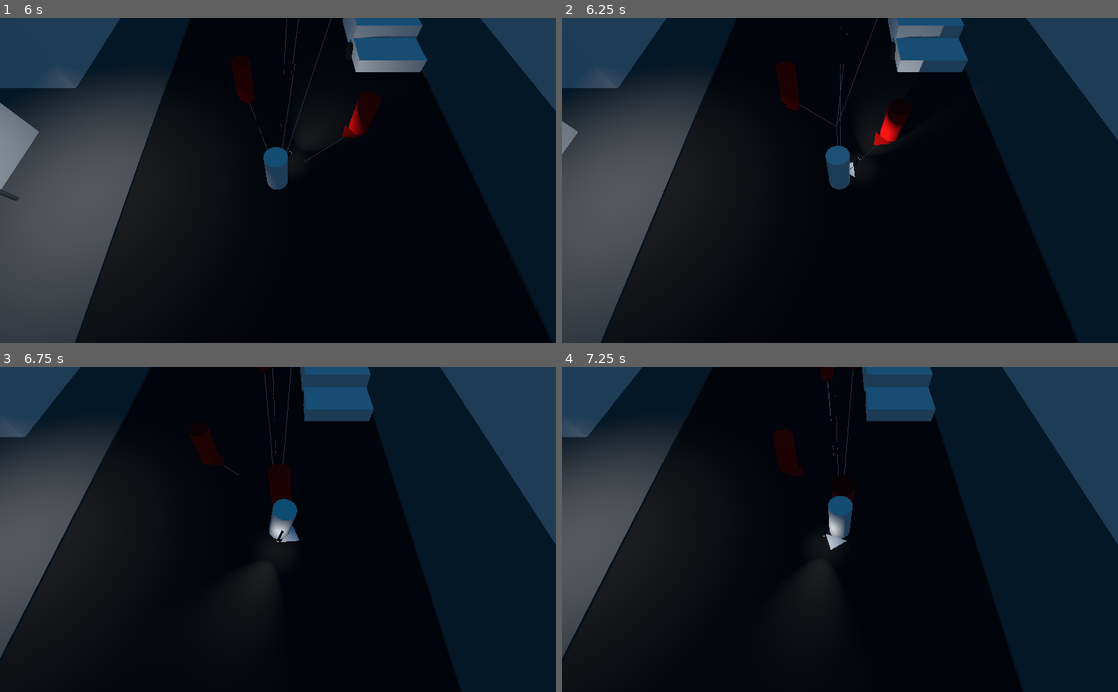
Above: before the commit, frames 1-4 (two rows, left to right).
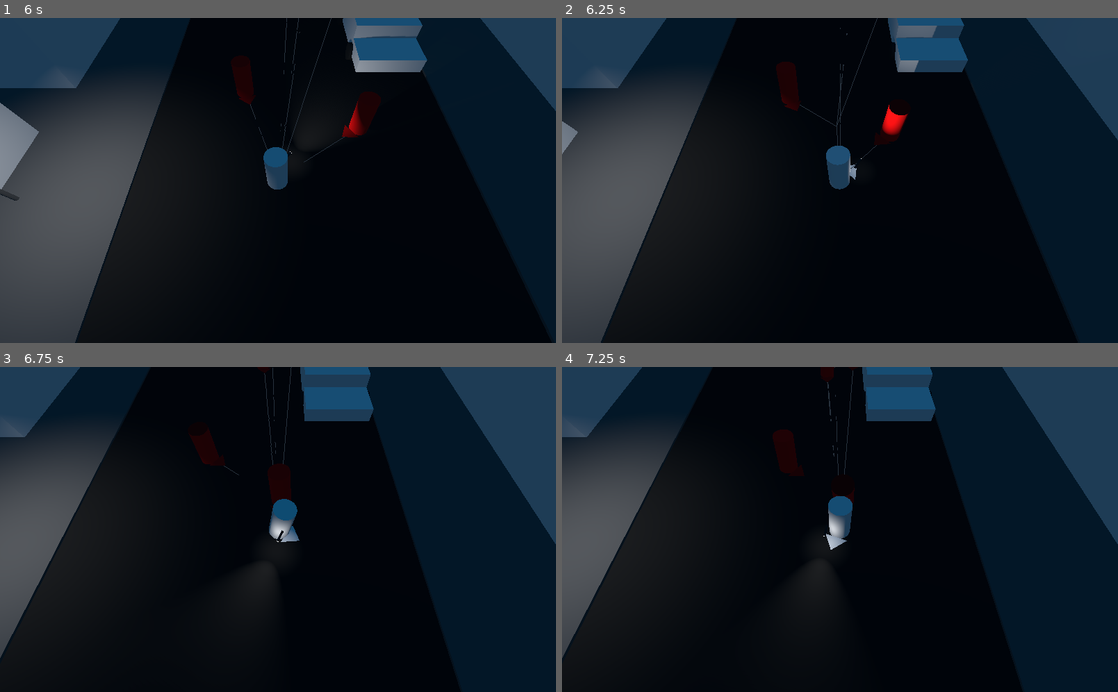
Above: after the commit, the same moments.

Repository: ciromdrs/BaseShooter
Game: Godot game, scene res://tests/Test2.tscn
Two runs of this game, one before a commit and one after it. Both use one fixed random seed, a clock stepped at 60 frames per second and the inputs below. This scene is started directly instead of the project's main scene.
Inputs (mouse positions are in pixels of both pictures, inside the frame that each line leads up to):
- Up to frame 1 (6 s): tap Enter (reset) at 0.5 s; move the mouse to (250, 245) at 0.52 s; hold Mouse wheel up (cam_zoom_in) 0.53-1.28 s; hold W (move_up) 0.53-2.03 s; move the mouse to (444, 229) at 1.27 s; tap Mouse wheel down (cam_zoom_out) at 1.35, 5.85 s; move the mouse to (111, 131) at 2.02 s; hold A (move_left) 2.03-3.53 s; click (111, 131) at 2.1 s; move the mouse to (305, 180) at 2.77 s; tap Mouse wheel up (cam_zoom_in) at 2.85 s; move the mouse to (194, 99) at 3.52 s; hold Down (move_down) 3.53-4.28 s; hold Mouse wheel down (cam_zoom_out) 3.53-4.28 s; move the mouse to (400, 164) at 4.27 s; hold D (move_right) 4.28-5.03 s; click (400, 164) at 4.35 s; move the mouse to (166, 196) at 5.02 s; hold W (move_up) 5.03-5.78 s; hold Mouse wheel up (cam_zoom_in) 5.03-5.78 s; move the mouse to (333, 109) at 5.77 s; hold D (move_right) from 5.78 s (still down)
- Up to frame 2 (6.25 s): keep holding D (move_right)
- Up to frame 3 (6.75 s): keep holding D (move_right); move the mouse to (250, 594) at 6.52 s; click (250, 594) at 6.6 s
- Up to frame 4 (7.25 s): keep holding D (move_right)

Frame 1 is identical in both runs. In frame 2, 0.7% of the frame differs, in the area x 47-69%, y 2-53%; in frame 3, less than 0.1%; in frame 4, less than 0.1%.

Commit message:
Make Player aim at the scenario and enemies

Diff:
--- a/controllers/KeyboardController.gd
+++ b/controllers/KeyboardController.gd
@@ -17,7 +17,7 @@
 var move_actions = ["move_up", "move_down", "move_left", "move_right"]
 export var custom_mouse_image: Texture
 onready var target := $Target
-var _mouse_raycast_mask := util.collision_mask(["scenario"])
+var _mouse_raycast_mask := util.collision_mask(["characters","scenario"])
 
 
 func _ready():
